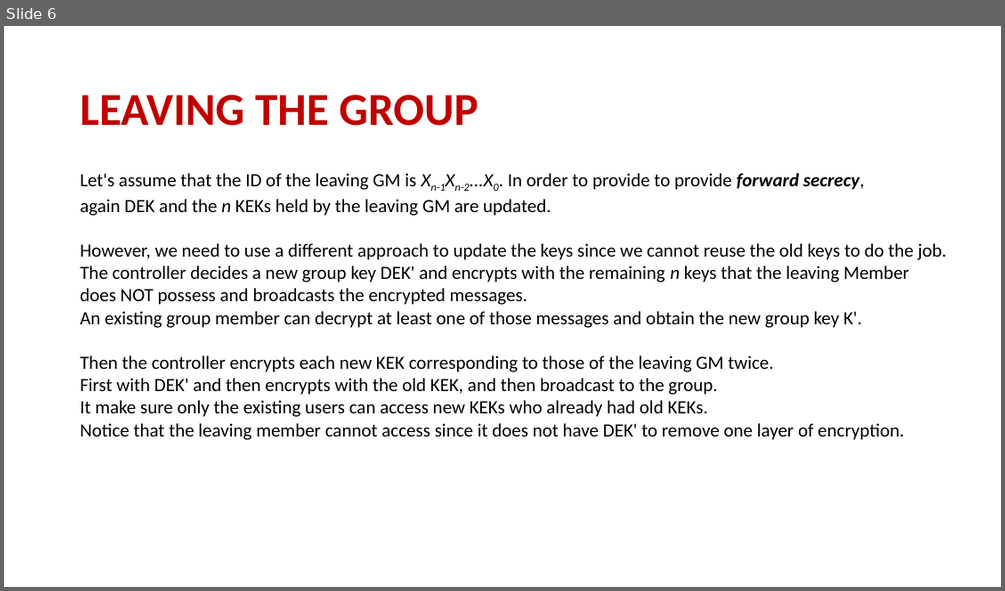
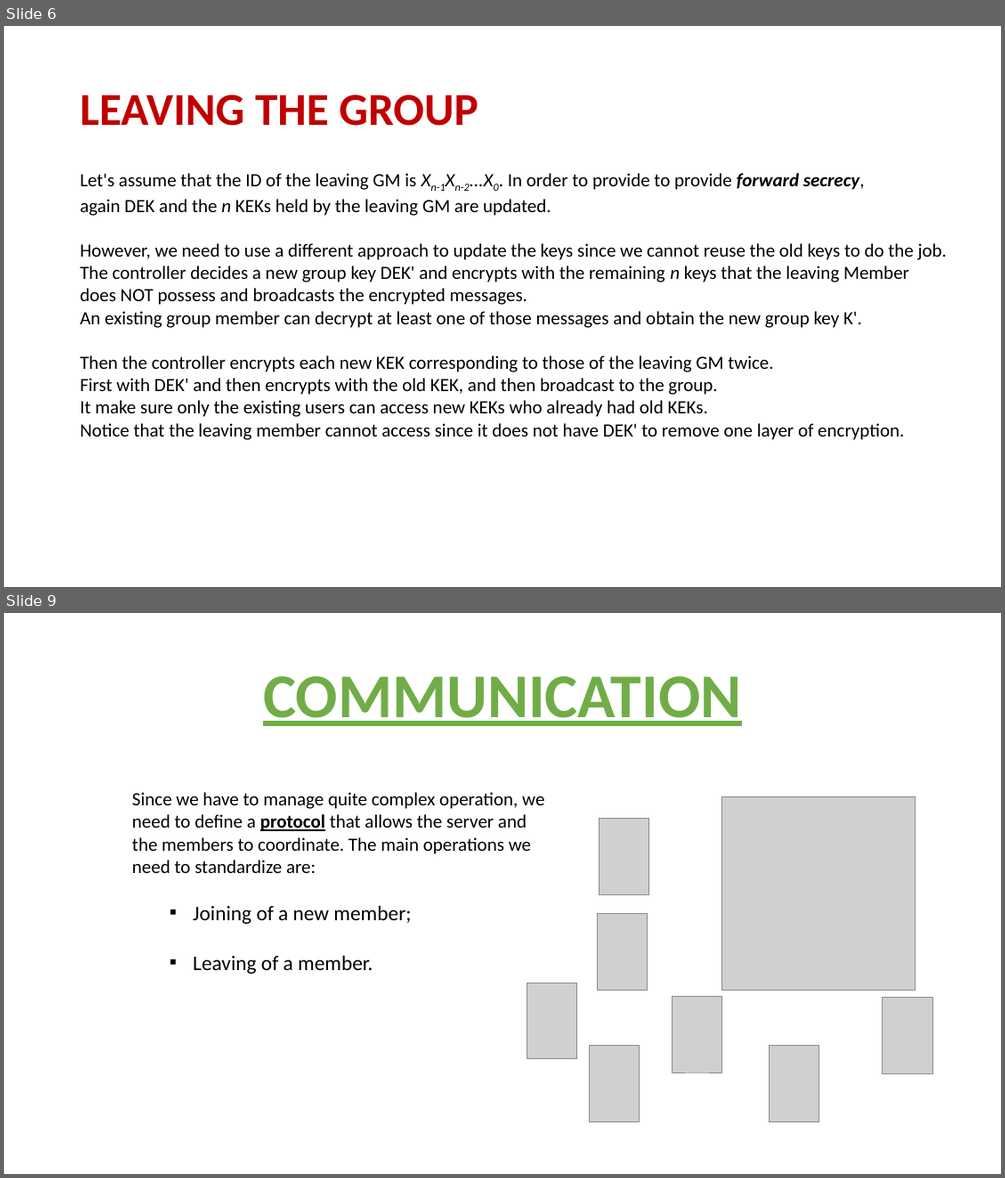
Before and after one commit to stajfar/distributed-systems-brusamento-ceruti-donetti, a slide deck: SecureGroup/documentation/SECURE GROUP COMMUNICATION.pptx. Shown one above the other, each under a label of ours: slide 6 before the commit, slides 6 and 9 after it; the slides between them are not shown. The pictures are 1005x591 and 1005x1178 pixels, drawn with LibreOffice and Linux fonts; fonts in the diff are those of the drawing; grey boxes stand for pictures. Boxes give left, top, right and bottom in pixels: in the first picture for what was removed or moved away, otherwise in the second. Text is boxed around its words. In the diff, an @@ line names an element or a change of style, - is before the commit and + after.

Commit message:
Class Server + Update Power Point

```diff
--- a/SecureGroup/documentation/SECURE GROUP COMMUNICATION.pptx
+++ b/SecureGroup/documentation/SECURE GROUP COMMUNICATION.pptx
@@ slide 9 added at (4, 613, 1001, 1174), background #FFFFFF @@
@@ title added at (263, 676, 741, 726), 60 pt, text #70AD47, bold, underline @@
+COMMUNICATION
@@ text added at (132, 792, 544, 973), 18 pt, text #000000 @@
+Since we have to manage quite complex operation, we need to define a protocol that allows the server and the members to coordinate. The main operations we need to standardize are:
+  ▪ Joining of a new member;
+  ▪ Leaving of a member.
@@ picture added at (722, 796, 915, 989) @@
@@ picture added at (599, 818, 649, 894) @@
@@ picture added at (597, 914, 647, 989) @@
@@ picture added at (527, 982, 577, 1059) @@
@@ picture added at (672, 996, 722, 1072) @@
@@ picture added at (882, 997, 933, 1074) @@
@@ picture added at (589, 1046, 639, 1121) @@
@@ picture added at (769, 1046, 819, 1121) @@
```
Also in this commit, not shown: 6 slides changed, 9 other slides added, 5 other files.
